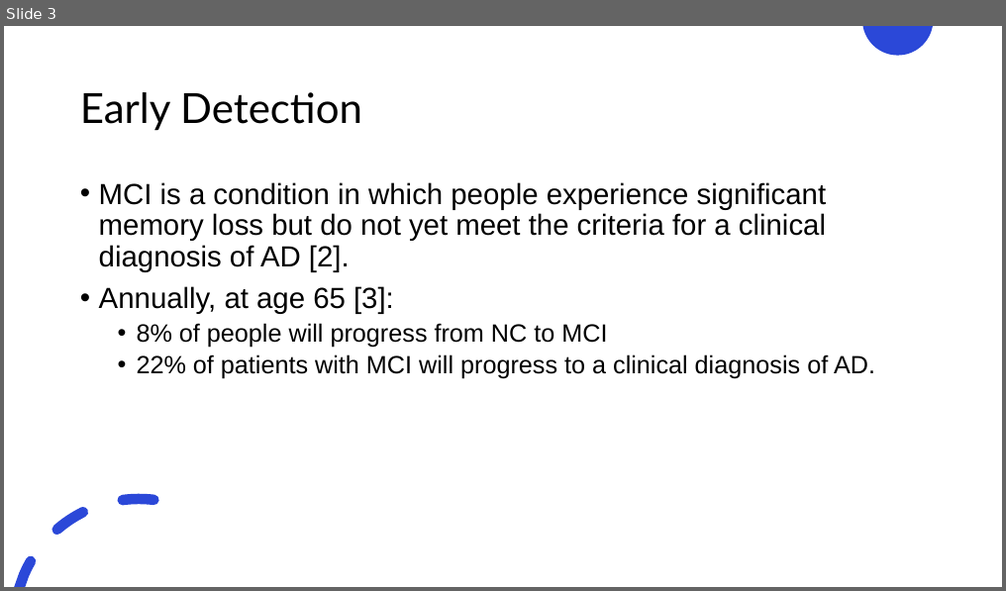
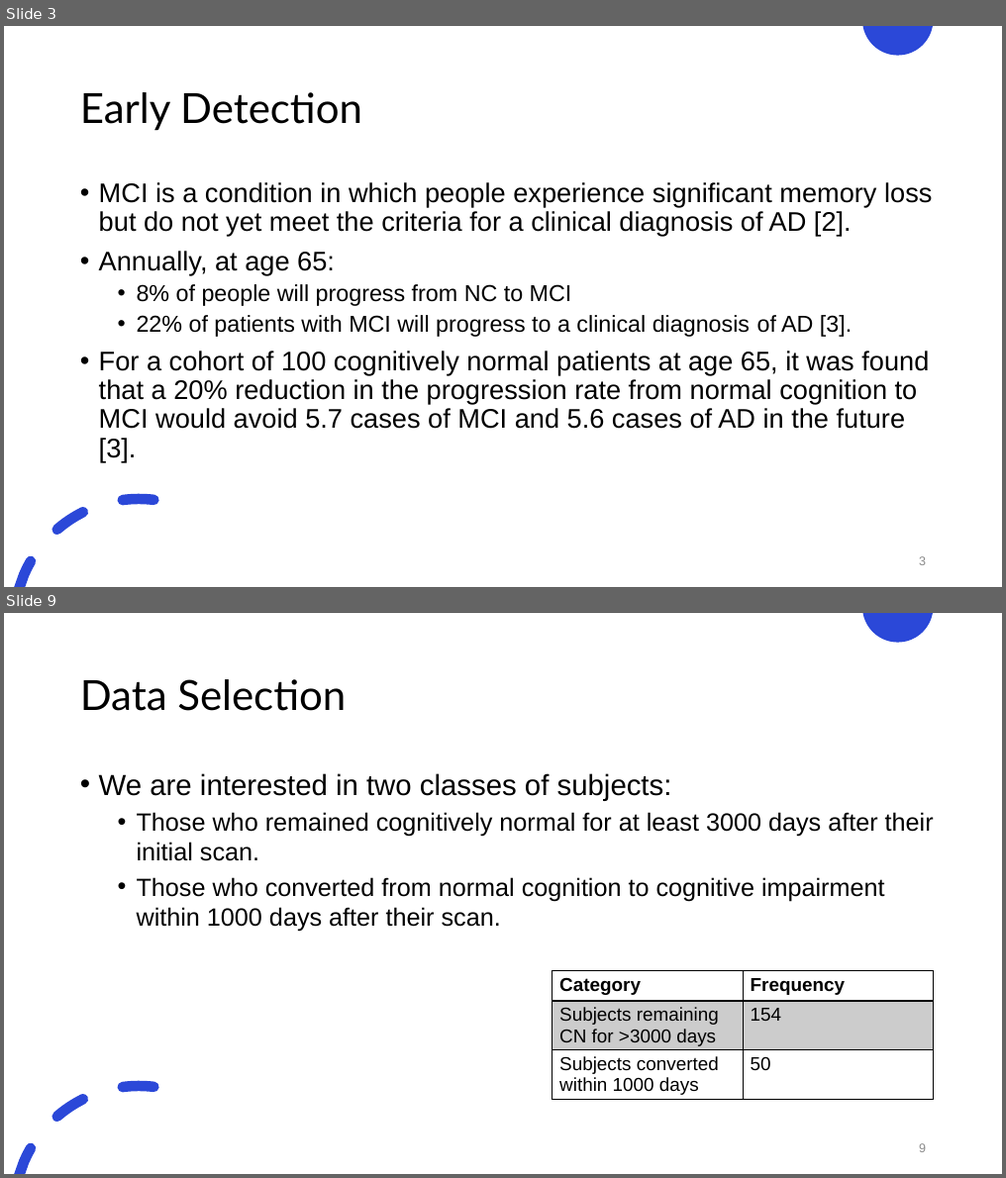
Before and after one commit to justin-bardwell/JB_AD, a slide deck: 21961992_Seminar.pptx. Shown one above the other, each under a label of ours: slide 3 before the commit, slides 3 and 9 after it; the slides between them are not shown. The pictures are 1006x591 and 1006x1178 pixels, drawn with LibreOffice and Linux fonts; fonts in the diff are those of the drawing. Boxes give left, top, right and bottom in pixels: in the first picture for what was removed or moved away, otherwise in the second. Text is boxed around its words. In the diff, an @@ line names an element or a change of style, - is before the commit and + after.

```diff
--- a/21961992_Seminar.pptx
+++ b/21961992_Seminar.pptx
@@ slide 9 added at box(4, 613, 1002, 1174), background #FFFFFF; not listed: 2 template elements that a slide beside it also shows @@
@@ title added at box(80, 679, 346, 711), 40 pt, text #000000 @@
+Data Selection
@@ text added at box(99, 773, 934, 932), 24 pt, text #000000 @@
+• We are interested in two classes of subjects:
+  • Those who remained cognitively normal for at least 3000 days after their initial scan.
+  • Those who converted from normal cognition to cognitive impairment within 1000 days after their scan.
@@ table added at box(552, 970, 934, 1106), 3 rows, 2 columns @@
+Category | Frequency
+Subjects remaining CN for >3000 days | 154
+Subjects converted within 1000 days | 50
@@ page number added at box(919, 1144, 926, 1153), 12 pt, text #8C8C8C @@
+9
@@ slide 3 changed as well @@
@@ text at box(99, 182, 932, 306): size 28 to 25.9 pt in "MCI is a condition in which people ..."; size 24 to 22.2 pt in "8% of people will progress from NC ..." @@
@@ text at box(99, 251, 335, 275): text changed; size 28 to 25.9 pt @@
-• Annually, at age 65 [3]:
+• Annually, at age 65:
@@ text at box(99, 315, 929, 463): text changed; size 24 to 25.9 pt @@
-  • 22% of patients with MCI will progress to a clinical diagnosis of AD.
+  • 22% of patients with MCI will progress to a clinical diagnosis of AD [3].
+• For a cohort of 100 cognitively normal patients at age 65, it was found that a 20% reduction in the progression rate from normal cognition to MCI would avoid 5.7 cases of MCI and 5.6 cases of AD in the future [3].
@@ page number added at box(919, 557, 926, 566), 12 pt, text #8C8C8C @@
+3
```
Also in this commit, not shown: 10 other slides changed, 6 other slides added, 5 slides removed, 1 other file.
